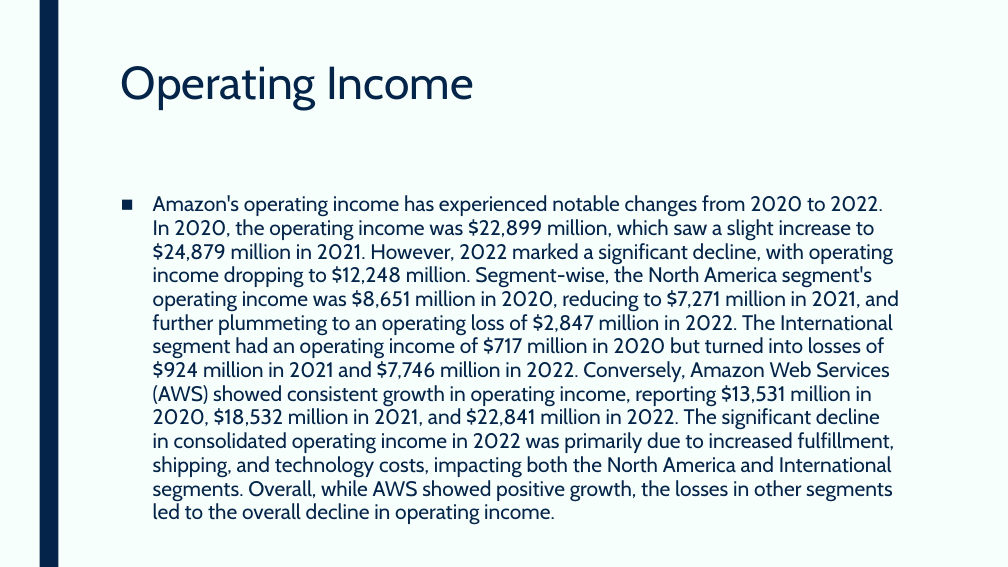
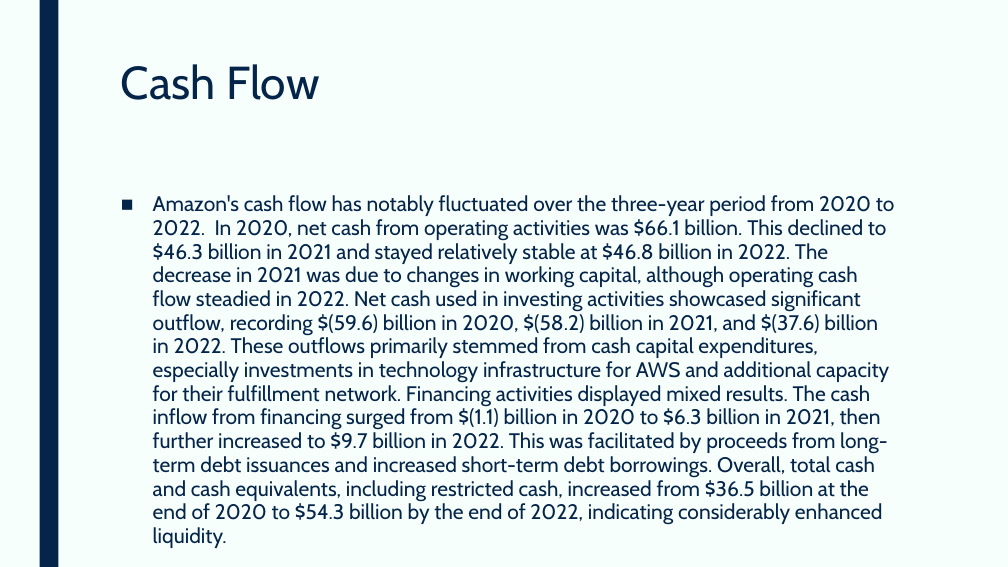
Before and after one commit to devangovind/AMUCLDISS, a slide deck: slide 7 of fastapi-backend/app/pres/output.pptx. Drawn at 1008x567 pixels with LibreOffice and Linux fonts; fonts in the diff are those of the drawing. Boxes give left, top, right and bottom in pixels: in the first picture for what was removed or moved away, otherwise in the second. Text is boxed around its words. In the diff, an @@ line names an element or a change of style, - is before the commit and + after.

```diff
--- a/fastapi-backend/app/pres/output.pptx
+++ b/fastapi-backend/app/pres/output.pptx
@@ title at (x1=121, y1=64, x2=319, y2=100): text changed @@
-Operating Income
+Cash Flow
@@ text at (x1=153, y1=195, x2=895, y2=502): text changed @@
-■ Amazon's operating income has experienced notable changes from 2020 to 2022. In 2020, the operating income was $22,899 million, which saw a slight increase to $24,879 million in 2021. However, 2022 marked a significant decline, with operating income dropping to $12,248 million. Segment-wise, the North America segment's operating income was $8,651 million in 2020, reducing to $7,271 million in 2021, and further plummeting to an operating loss of $2,847 million in 2022. The International segment had an operating income of $717 million in 2020 but turned into losses of $924 million in 2021 and $7,746 million in 2022. Conversely, Amazon Web Services (AWS) showed consistent growth in operating income, reporting $13,531 million in 2020, $18,532 million in 2021, and $22,841 million in 2022. The significant decline in consolidated operating income in 2022 was primarily due to increased fulfillment, shipping, and technology costs, impacting both the North America and International segments. Overall, while AWS showed positive growth, the losses in other segments led to the overall decline in operating income.
+■ Amazon's cash flow has notably fluctuated over the three-year period from 2020 to 2022. In 2020, net cash from operating activities was $66.1 billion. This declined to $46.3 billion in 2021 and stayed relatively stable at $46.8 billion in 2022. The decrease in 2021 was due to changes in working capital, although operating cash flow steadied in 2022. Net cash used in investing activities showcased significant outflow, recording $(59.6) billion in 2020, $(58.2) billion in 2021, and $(37.6) billion in 2022. These outflows primarily stemmed from cash capital expenditures, especially investments in technology infrastructure for AWS and additional capacity for their fulfillment network. Financing activities displayed mixed results. The cash inflow from financing surged from $(1.1) billion in 2020 to $6.3 billion in 2021, then further increased to $9.7 billion in 2022. This was facilitated by proceeds from long-term debt issuances and increased short-term debt borrowings. Overall, total cash and cash equivalents, including restricted cash, increased from $36.5 billion at the end of 2020 to $54.3 billion by the end of 2022, indicating considerably enhanced liquidity.
```
Also in this commit, not shown: 5 other slides changed, 2 slides added, 2 slides removed, 3 other files.
